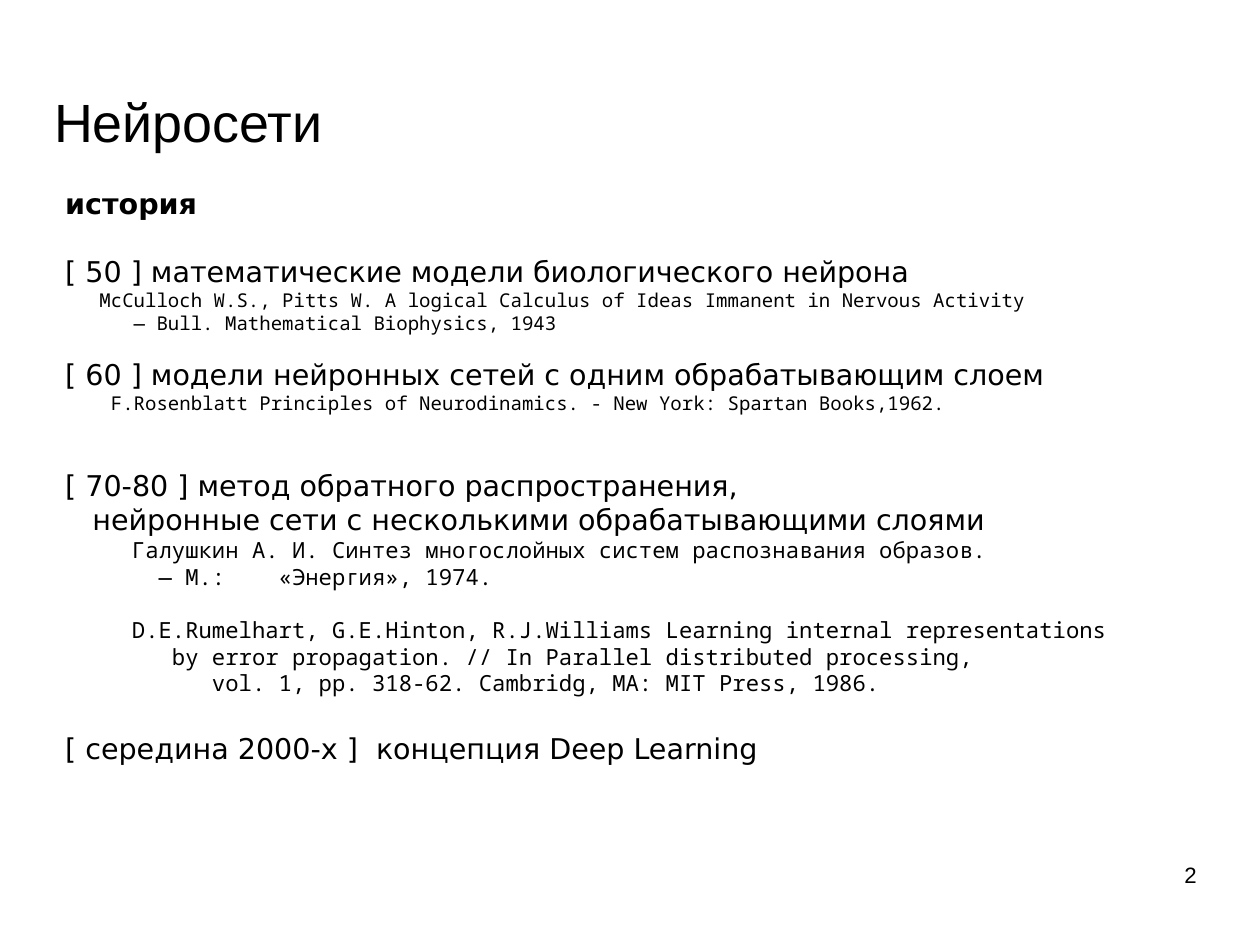
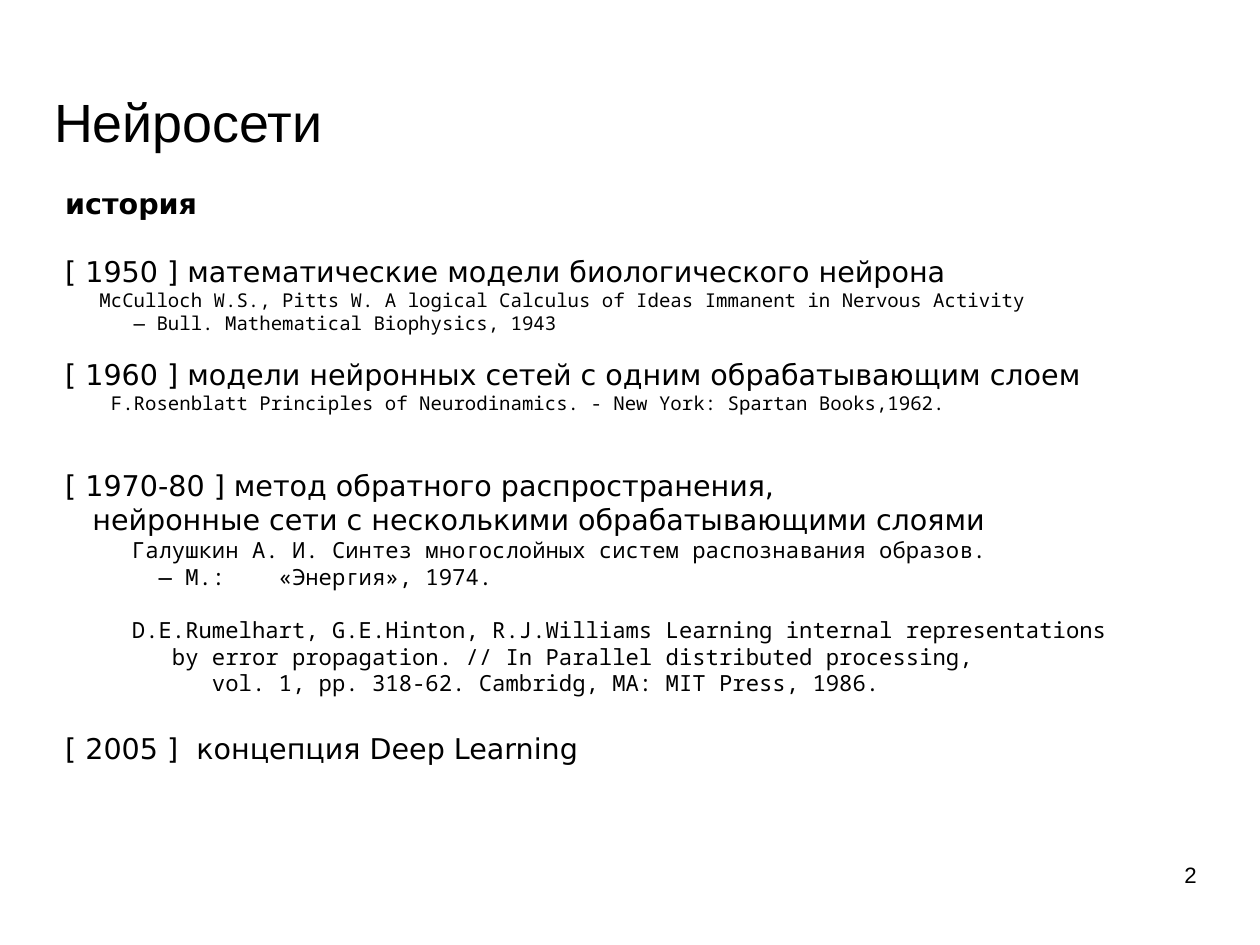
Before and after one commit to mechanoid5/ml_lectorium_legacy, a slide deck: slide 2 of 19-tech-stack-tf.odp. Drawn at 1260x945 pixels with LibreOffice and Linux fonts; fonts in the diff are those of the drawing; background and template pictures are left out. Boxes give left, top, right and bottom in pixels: in the first picture for what was removed or moved away, otherwise in the second. Text is boxed around its words. In the diff, an @@ line names an element or a change of style, - is before the commit and + after.

```diff
--- a/19-tech-stack-tf.odp
+++ b/19-tech-stack-tf.odp
@@ text at [85, 260, 946, 288]: text changed @@
-[ 50 ] математические модели биологического нейрона
+[ 1950 ] математические модели биологического нейрона
@@ text at [85, 363, 1081, 391]: text changed @@
-[ 60 ] модели нейронных сетей с одним обрабатывающим слоем
+[ 1960 ] модели нейронных сетей с одним обрабатывающим слоем
@@ text at [85, 474, 774, 502]: text changed @@
-[ 70-80 ] метод обратного распространения,
+[ 1970-80 ] метод обратного распространения,
@@ text at [85, 737, 578, 765]: text changed @@
-[ середина 2000-х ] концепция Deep Learning
+[ 2005 ] концепция Deep Learning
```
Also in this commit, not shown: 9 other slides changed, 8 slides added, 2 slides removed.
